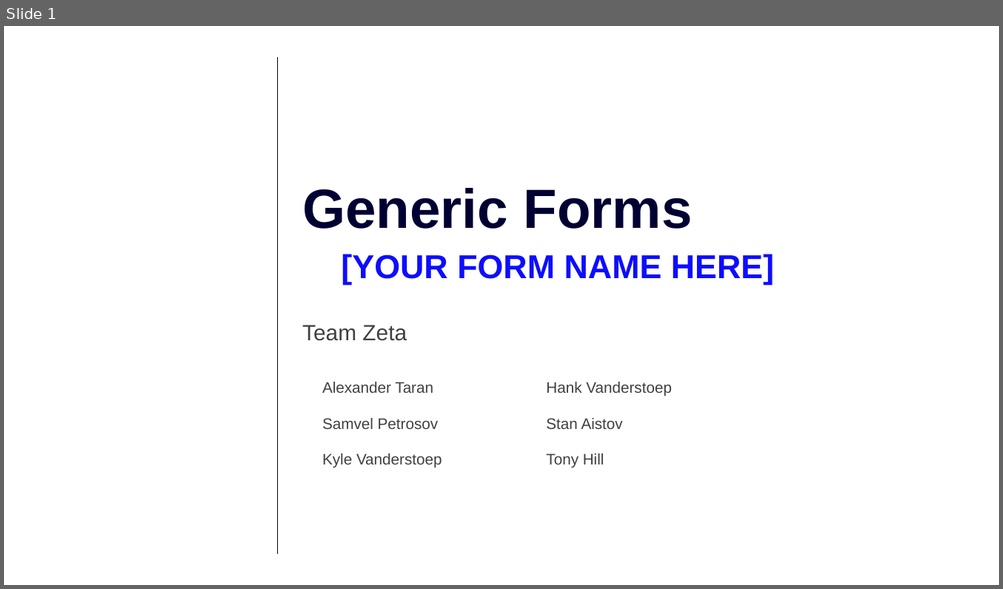
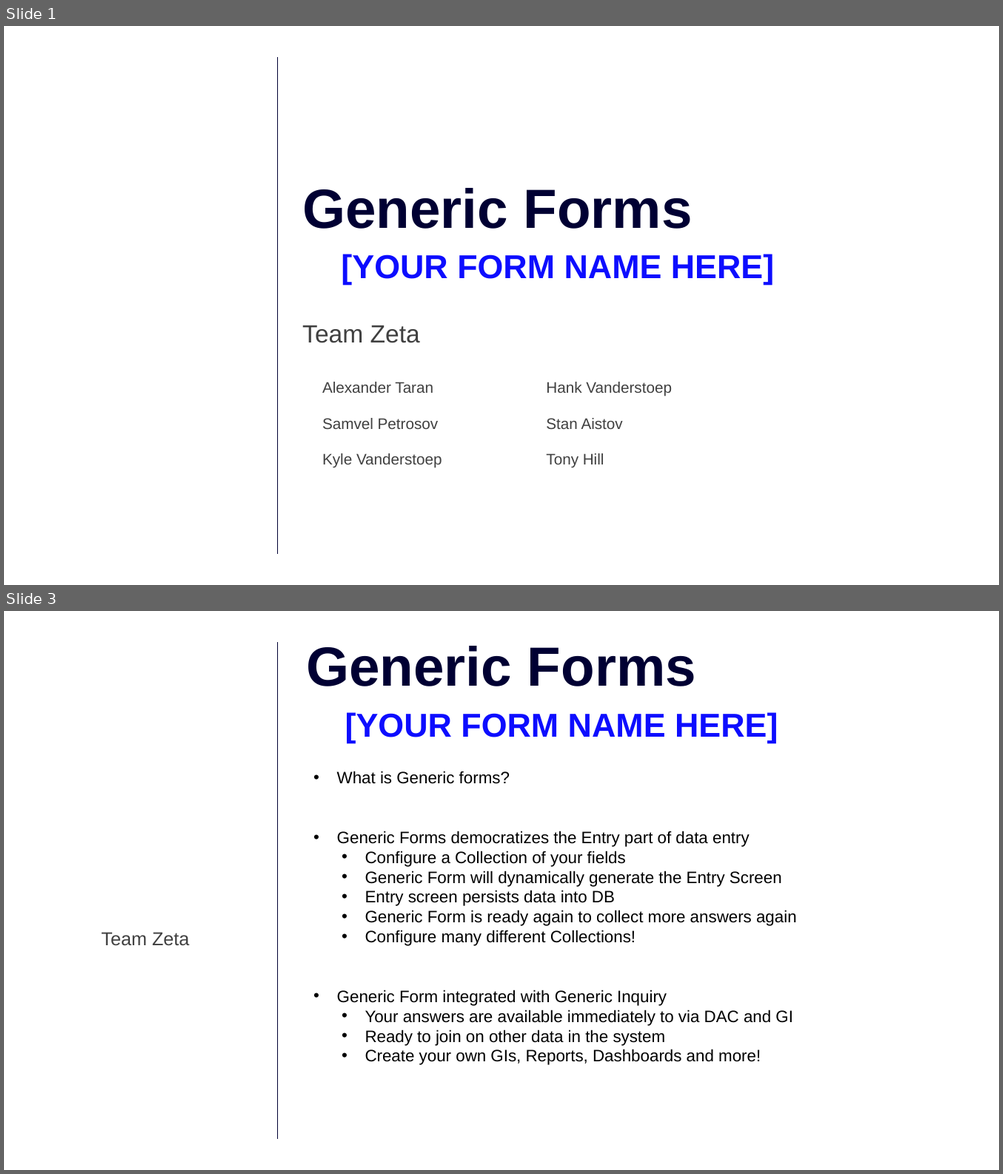
Before and after one commit to AcumaticaHackathon/2020-Team-Zeta, a slide deck: Misc/Summit 2020 Zeta.pptx. Shown one above the other, each under a label of ours: slide 1 before the commit, slides 1 and 3 after it; the slides between them are not shown. The pictures are 1003x589 and 1003x1174 pixels, drawn with LibreOffice and Linux fonts; fonts in the diff are those of the drawing; background and template pictures are left out. Boxes give left, top, right and bottom in pixels: in the first picture for what was removed or moved away, otherwise in the second. Text is boxed around its words. In the diff, an @@ line names an element or a change of style, - is before the commit and + after.

```diff
--- a/Misc/Summit 2020 Zeta.pptx
+++ b/Misc/Summit 2020 Zeta.pptx
@@ slide 3 added at (4,611,999,1170), background #FFFFFF; not listed: 1 template element that a slide beside it also shows @@
@@ title added at (306,646,696,686), 53.3 pt, text #000033, bold @@
+Generic Forms
@@ text added at (345,712,777,743), 32 pt, text #0D0DFF, bold @@
+[YOUR FORM NAME HERE]
@@ text added at (337,771,797,1065), 16 pt, text #000000 @@
+• What is Generic forms?
+• Generic Forms democratizes the Entry part of data entry
+  • Configure a Collection of your fields
+  • Generic Form will dynamically generate the Entry Screen
+  • Entry screen persists data into DB
+  • Generic Form is ready again to collect more answers again
+  • Configure many different Collections!
+• Generic Form integrated with Generic Inquiry
+  • Your answers are available immediately to via DAC and GI
+  • Ready to join on other data in the system
+  • Create your own GIs, Reports, Dashboards and more!
@@ text added at (101,932,189,946), 18 pt, text #404040 @@
+Team Zeta
@@ slide 1 changed as well @@
@@ text "Team Zeta" at (302,326,420,343): size 21.3 to 24 pt @@
```
Also in this commit, not shown: 5 other slides added, 10 slides removed.
